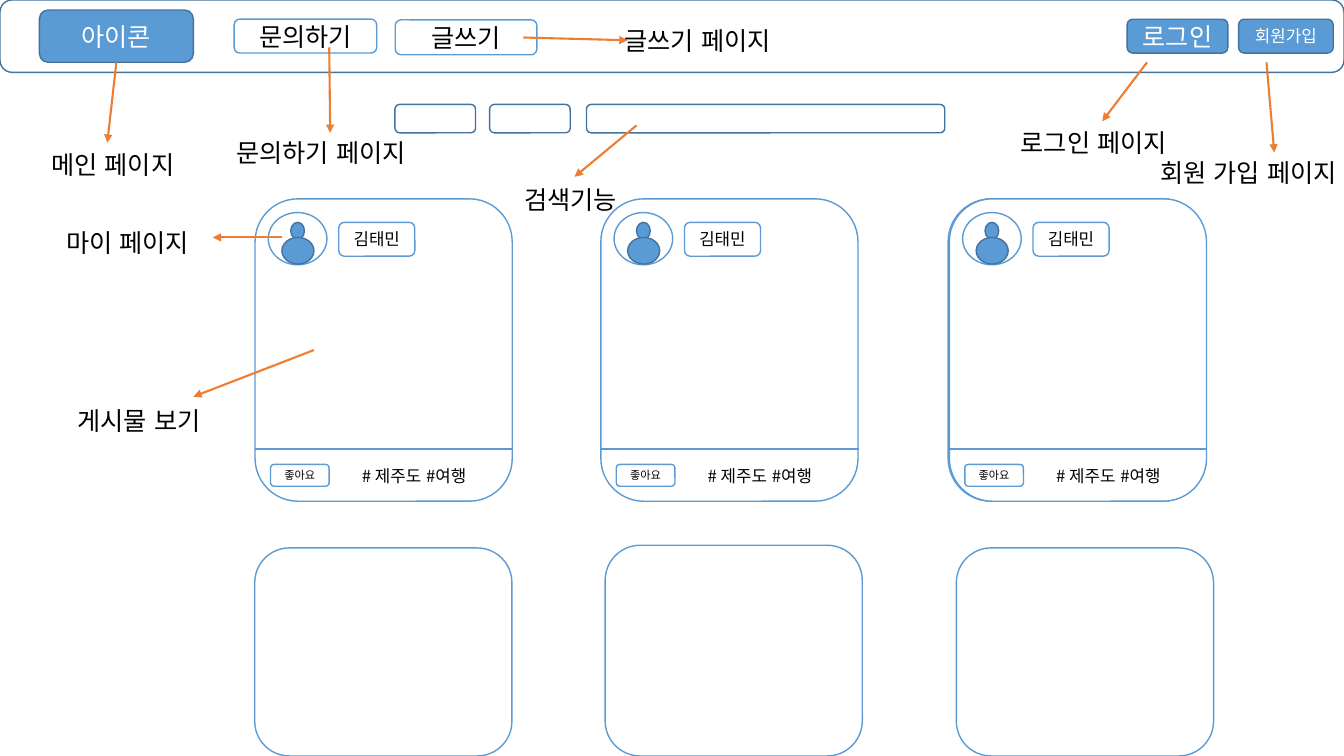
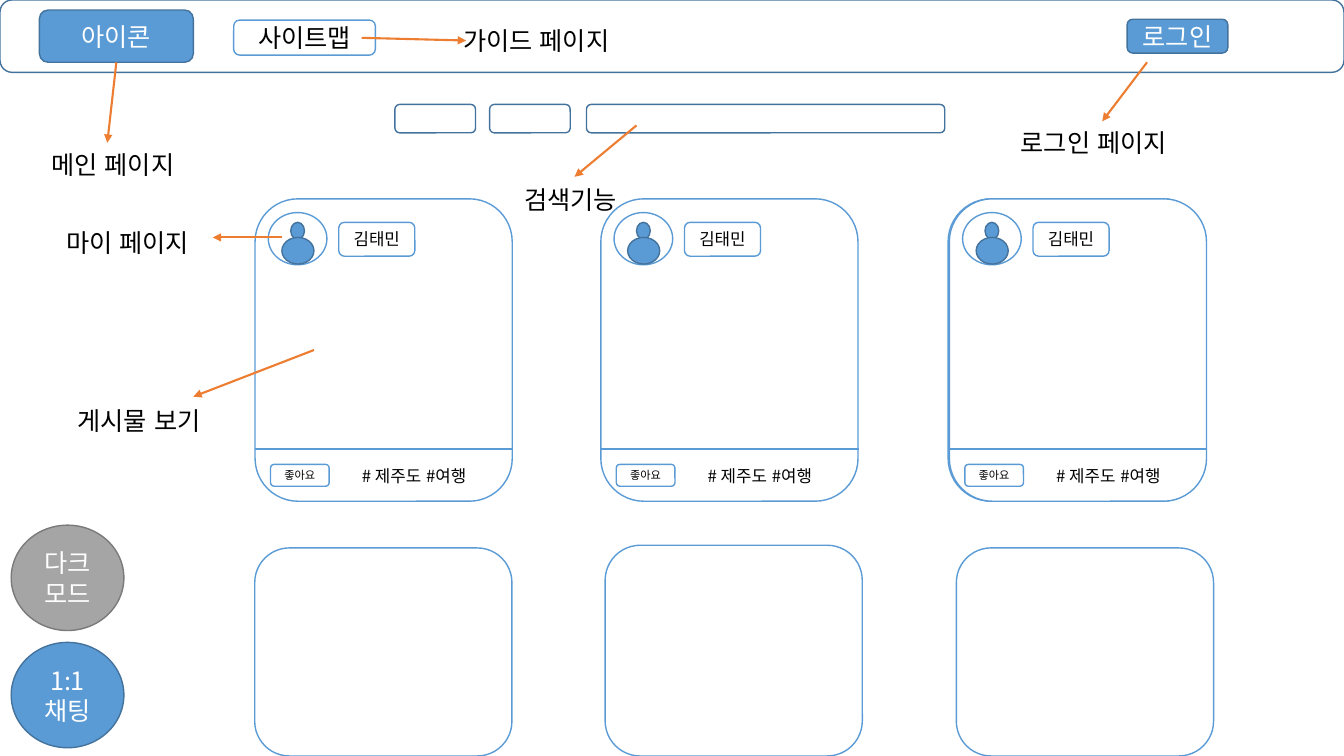
Before and after one commit to ghktjr960/TripDiary, a slide deck: slide 1 of 김태민/김태민/프로젝트 UI.pptx. Drawn at 1344x756 pixels with LibreOffice and Linux fonts; fonts in the diff are those of the drawing. Boxes give left, top, right and bottom in pixels: in the first picture for what was removed or moved away, otherwise in the second. Text is boxed around its words. In the diff, an @@ line names an element or a change of style, - is before the commit and + after.

```diff
--- a/김태민/김태민/프로젝트 UI.pptx
+++ b/김태민/김태민/프로젝트 UI.pptx
@@ rounded rectangle "사이트맵": place and size @@
-rounded rectangle "사이트맵" at [395, 20, 537, 55]
+rounded rectangle "사이트맵" at [234, 20, 376, 55]
@@ rounded rectangle removed at [234, 19, 376, 53] @@
-문의하기
@@ text in rounded rectangle at [258, 26, 351, 49]: text changed @@
-글쓰기
+사이트맵
@@ text at [463, 29, 610, 52]: text changed @@
-글쓰기 페이지
+가이드 페이지
@@ rounded rectangle removed at [1239, 19, 1334, 53] @@
-회원가입
@@ arrow removed from (330, 47) to (331, 133) @@
@@ arrow moved from (523, 37) - (628, 40) to (362, 38) - (466, 40) @@
@@ arrow removed from (1266, 63) to (1274, 152) @@
@@ text removed at [236, 141, 406, 164] @@
-문의하기 페이지
@@ text removed at [1160, 161, 1337, 184] @@
-회원 가입 페이지
@@ ellipse added at [11, 525, 124, 631], fill #A5A5A5, outline #7A7A7A 1 pt, 18 pt, text #FFFFFF @@
+다크모드
@@ ellipse added at [11, 642, 124, 748], fill #5B9BD5, outline #43739E 1 pt, 18 pt, text #FFFFFF @@
+1:1 채팅
```
Also in this commit, not shown: 5 other slides changed, 9 slides added, 1 other file.
